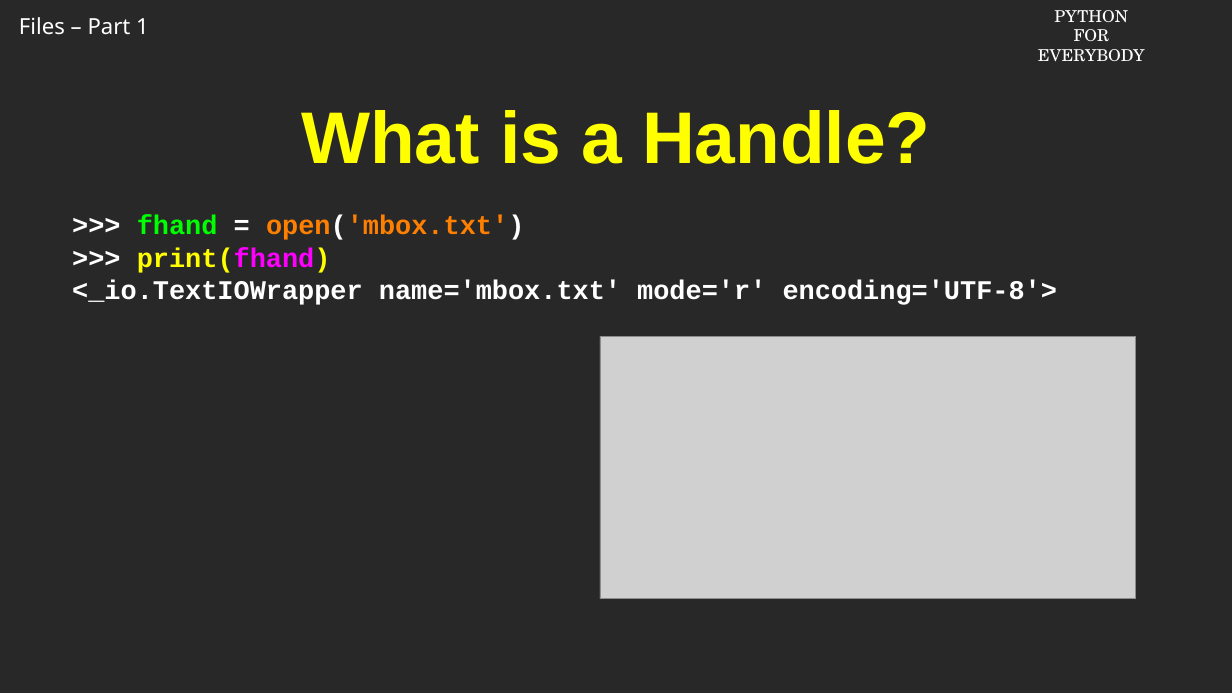
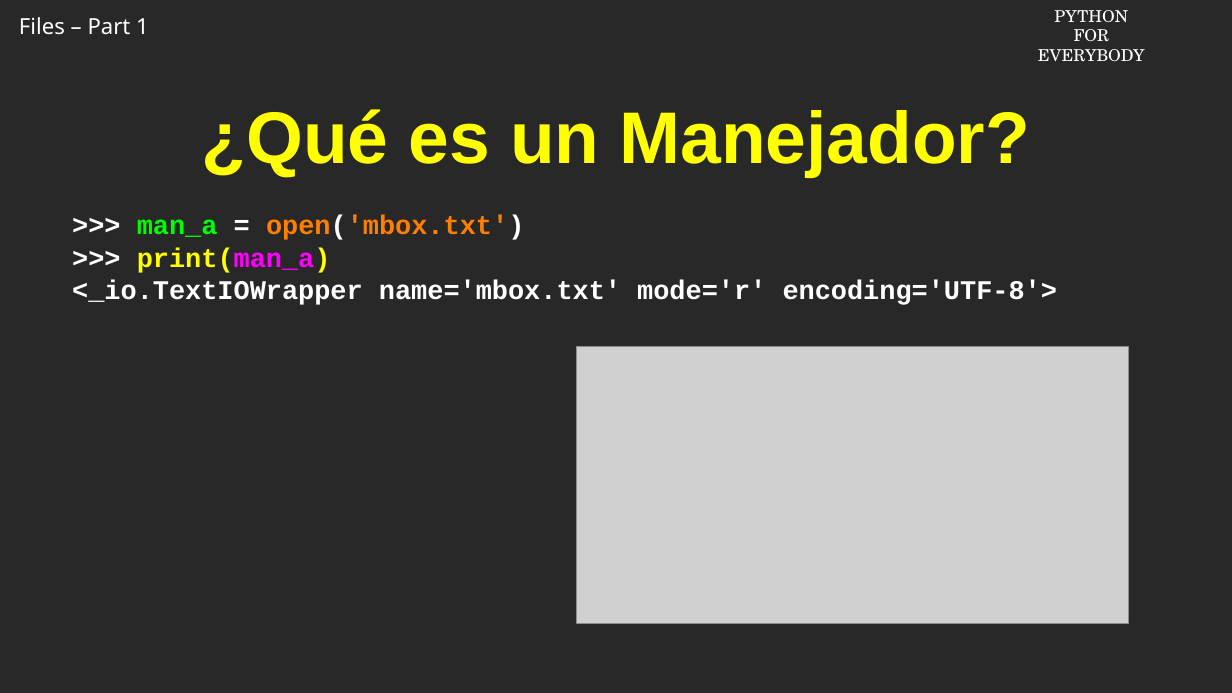
Before and after one commit to csev/py4e, a slide deck: slide 6 of ai/7.1.pptx. Drawn at 1232x693 pixels with LibreOffice and Linux fonts; fonts in the diff are those of the drawing; grey boxes stand for pictures; background and template pictures are left out. Boxes give left, top, right and bottom in pixels: in the first picture for what was removed or moved away, otherwise in the second. Text is boxed around its words. In the diff, an @@ line names an element or a change of style, - is before the commit and + after.

```diff
--- a/ai/7.1.pptx
+++ b/ai/7.1.pptx
@@ title at (202, 109, 1030, 178): text changed @@
-What is a Handle?
+¿Qué es un Manejador?
@@ text at (137, 215, 524, 273): text changed @@
->>> fhand = open('mbox.txt')
->>> print(fhand)
+>>> man_a = open('mbox.txt')
+>>> print(man_a)
@@ picture: place and size @@
-picture at (600, 336, 1136, 599)
+picture at (577, 346, 1128, 623)
```
Also in this commit, not shown: 10 other slides changed, 1 slide added, 1 slide removed.
